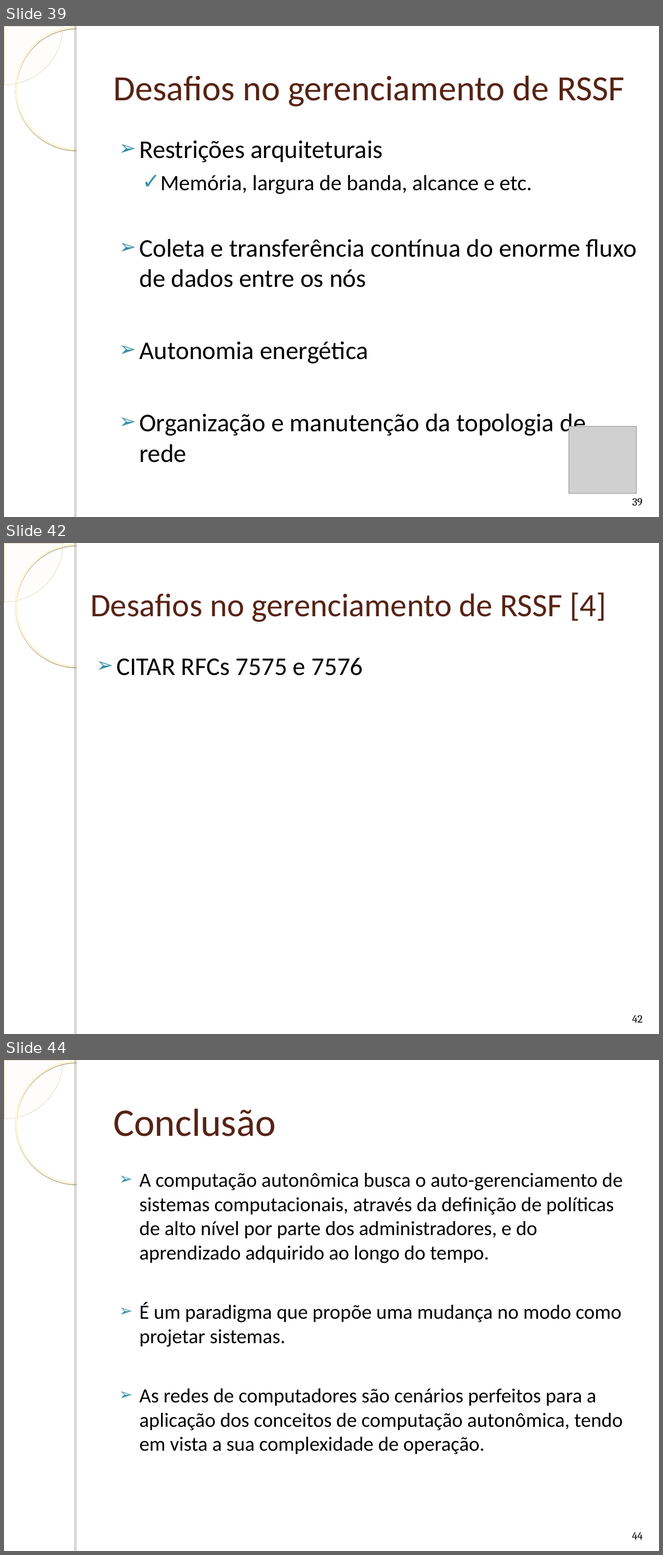
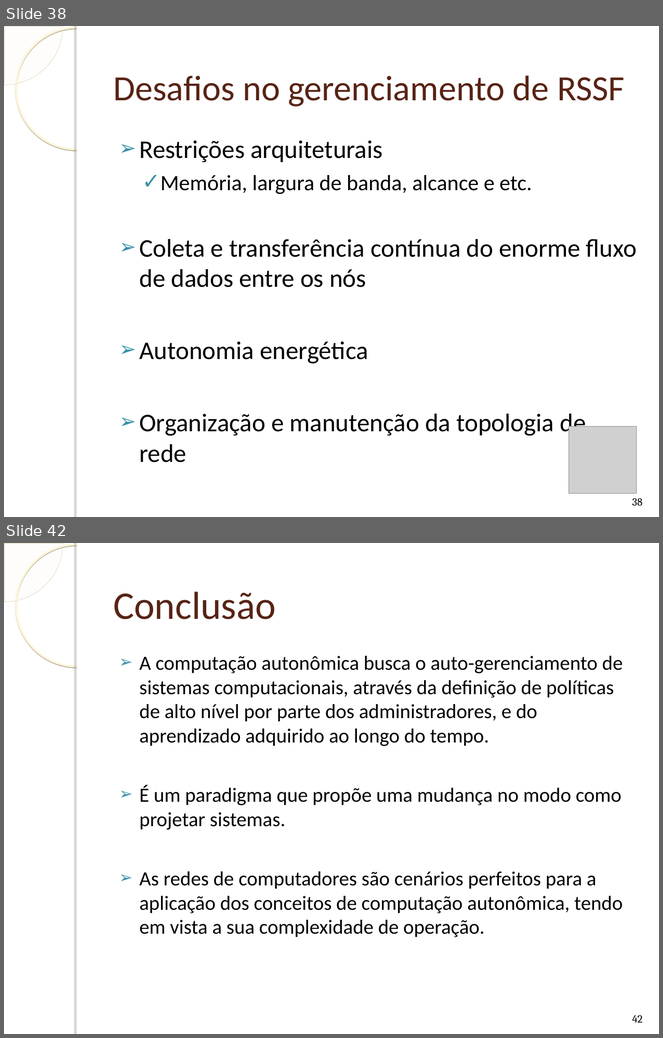
Before and after one commit to humbertogaliza/relatorio-mob655, a slide deck: Apresentação Redes Autonômicas.ppt. Shown one above the other, each under a label of ours: slides 39, 42 and 44 before the commit, slides 38 and 42 after it; the slides between them are not shown. The pictures are 663x1555 and 663x1038 pixels, drawn with LibreOffice and Linux fonts; fonts in the diff are those of the drawing; grey boxes stand for pictures; background and template pictures are left out. Boxes give left, top, right and bottom in pixels: in the first picture for what was removed or moved away, otherwise in the second. Text is boxed around its words. In the diff, an @@ line names an element or a change of style, - is before the commit and + after.

```diff
--- a/Apresentação Redes Autonômicas.ppt
+++ b/Apresentação Redes Autonômicas.ppt
@@ slide 42 removed at [4, 543, 659, 1034], background picture (left out); not listed: 4 template elements that a slide beside it also shows @@
@@ title removed at [90, 592, 607, 622] @@
-Desafios no gerenciamento de RSSF [4]
@@ text removed at [116, 658, 363, 676] @@
-➢ CITAR RFCs 7575 e 7576
@@ page number removed at [632, 1016, 643, 1023] @@
-42
@@ what was slide 39 is now slide 38 @@
@@ page number at [632, 499, 643, 506]: text changed @@
-39
+38
@@ what was slide 44 is now slide 42 @@
@@ page number at [632, 1016, 643, 1023]: text changed @@
-44
+42
```
Also in this commit, not shown: 5 slides changed, 1 other slide removed, 1 other file.
